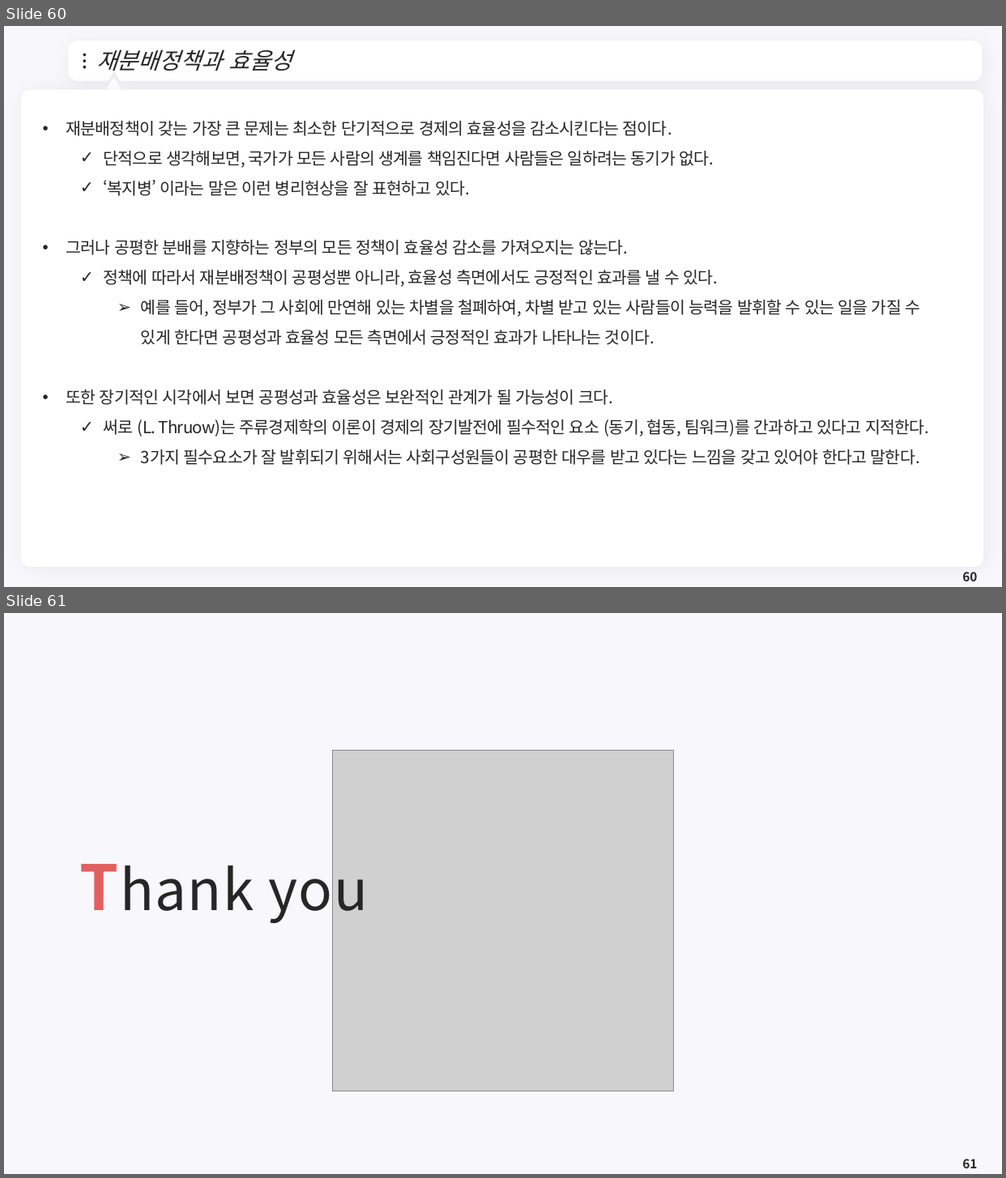
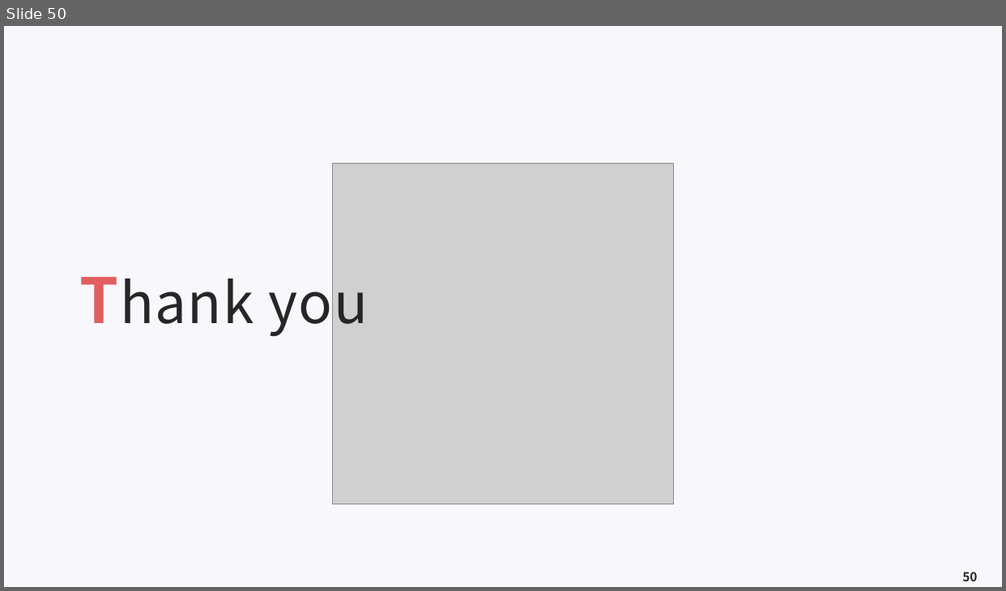
Before and after one commit to meandthey/Teaching, a slide deck: 재정학/01_Lectures/재정학_Chapter_10.pptx. Shown one above the other, each under a label of ours: slides 60 and 61 before the commit, slide 50 after it. The pictures are 1006x1178 and 1006x591 pixels, drawn with LibreOffice and Linux fonts; fonts in the diff are those of the drawing; grey boxes stand for pictures; background and template pictures are left out. Boxes give left, top, right and bottom in pixels: in the first picture for what was removed or moved away, otherwise in the second. Text is boxed around its words. In the diff, an @@ line names an element or a change of style, - is before the commit and + after.

```diff
--- a/재정학/01_Lectures/재정학_Chapter_10.pptx
+++ b/재정학/01_Lectures/재정학_Chapter_10.pptx
@@ slide 60 removed at box(4, 26, 1002, 587), background #F8F7FC @@
@@ freeform shape removed at box(72, 45, 978, 78) @@
@@ title removed at box(96, 49, 292, 71) @@
-재분배정책과 효율성
@@ ellipse removed at box(83, 54, 87, 57) @@
@@ ellipse removed at box(83, 60, 87, 62) @@
@@ ellipse removed at box(83, 66, 87, 69) @@
@@ freeform shape removed at box(958, 56, 967, 67) @@
@@ rounded rectangle removed at box(21, 90, 984, 567) @@
@@ triangle removed at box(105, 80, 122, 96) @@
@@ text removed at box(66, 121, 929, 465) @@
-• 재분배정책이 갖는 가장 큰 문제는 최소한 단기적으로 경제의 효율성을 감소시킨다는 점이다.
-  ✓ 단적으로 생각해보면, 국가가 모든 사람의 생계를 책임진다면 사람들은 일하려는 동기가 없다.
-  ✓ ‘복지병’ 이라는 말은 이런 병리현상을 잘 표현하고 있다.
-• 그러나 공평한 분배를 지향하는 정부의 모든 정책이 효율성 감소를 가져오지는 않는다.
-  ✓ 정책에 따라서 재분배정책이 공평성뿐 아니라, 효율성 측면에서도 긍정적인 효과를 낼 수 있다.
-    ➢ 예를 들어, 정부가 그 사회에 만연해 있는 차별을 철폐하여, 차별 받고 있는 사람들이 능력을 발휘할 수 있는 일을 가질 수 있게 한다면 공평성과 효율성 모든 측면에서 긍정적인 효과가 나타나는 것이다.
-• 또한 장기적인 시각에서 보면 공평성과 효율성은 보완적인 관계가 될 가능성이 크다.
-  ✓ 써로 (L. Thruow)는 주류경제학의 이론이 경제의 장기발전에 필수적인 요소 (동기, 협동, 팀워크)를 간과하고 있다고 지적한다.
-    ➢ 3가지 필수요소가 잘 발휘되기 위해서는 사회구성원들이 공평한 대우를 받고 있다는 느낌을 갖고 있어야 한다고 말한다.
@@ page number removed at box(962, 572, 977, 582) @@
-60
@@ what was slide 61 is now slide 50 @@
@@ page number at box(962, 572, 977, 582): text changed @@
-61
+50
```
Also in this commit, not shown: 9 slides changed, 6 slides added, 16 other slides removed, 1 other file.
